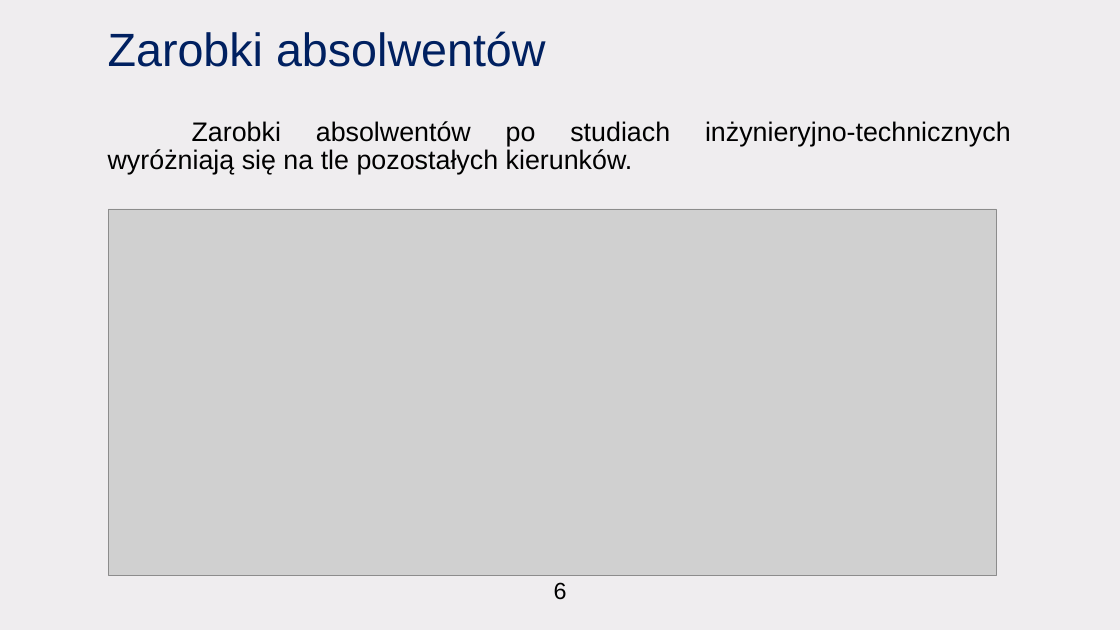
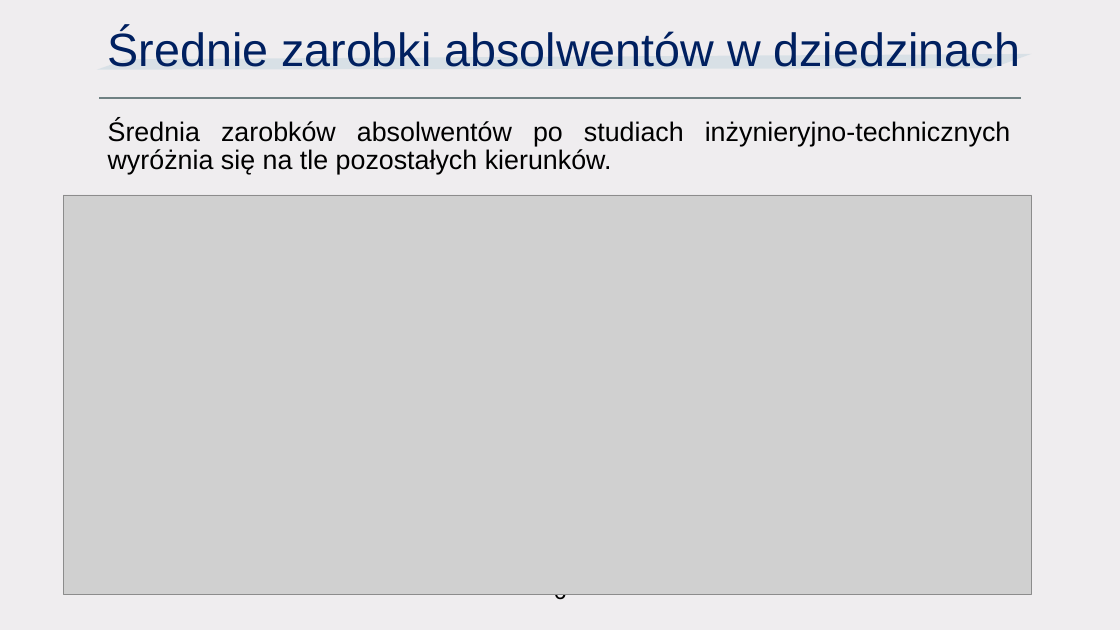
Before and after one commit to CptQuak/CasestudyGraduateEarnings, a slide deck: slide 7 of casestudy.pptx. Drawn at 1120x630 pixels with LibreOffice and Linux fonts; fonts in the diff are those of the drawing; grey boxes stand for pictures. Boxes give left, top, right and bottom in pixels: in the first picture for what was removed or moved away, otherwise in the second. Text is boxed around its words. In the diff, an @@ line names an element or a change of style, - is before the commit and + after.

```diff
--- a/casestudy.pptx
+++ b/casestudy.pptx
@@ title at (108, 29, 1020, 67): text changed @@
-Zarobki absolwentów
+Średnie zarobki absolwentów w dziedzinach
@@ freeform shape added at (97, 54, 1032, 70), fill #C3D5DF at 50% opacity @@
@@ line added from (99, 97) to (1021, 97), #6F8183 1.75 pt @@
@@ text at (108, 120, 1011, 175): text changed @@
-Zarobki absolwentów po studiach inżynieryjno-technicznych wyróżniają się na tle pozostałych kierunków.
+Średnia zarobków absolwentów po studiach inżynieryjno-technicznych wyróżnia się na tle pozostałych kierunków.
@@ picture: place and size @@
-picture at (108, 209, 996, 576)
+picture at (63, 195, 1032, 594)
```
Also in this commit, not shown: 8 other slides changed, 3 slides added, 2 slides removed, 8 other files.
